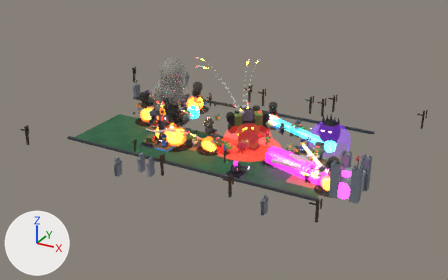
Renders of the glTF model models/battlefield-mini.glb from each side of a commit.
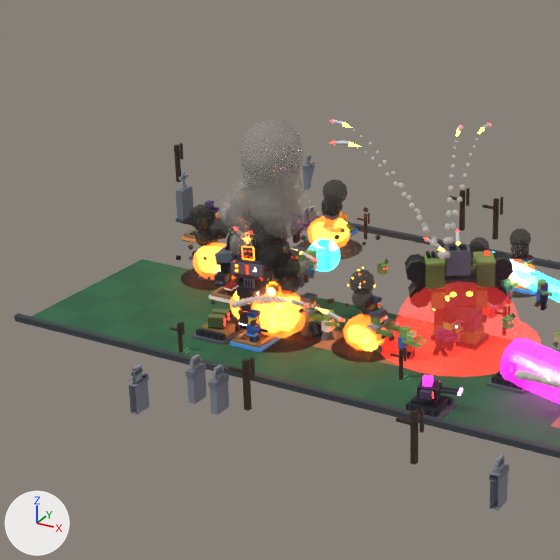
Old and new are each drawn whole from a 50 mm camera at (1.513, -2.735, 1.348) aimed at (0.048, -0.071, 0.017) and again close up on the part from 14% to 65% of the width and 3% to 84% of the height. Arrows for +X, +Y and +Z are at lower left; the lights stay in place. The first two pictures are the older version. Vertices at exactly the same position are counted once.

The scene before the commit, as lines of its bpy script (objects in view):
```python
ob_battlefield = bpy.data.objects.new('battlefield', me_mesh_0)
ob_battlefield.location = (0.0, 0.0, 0.0)
```
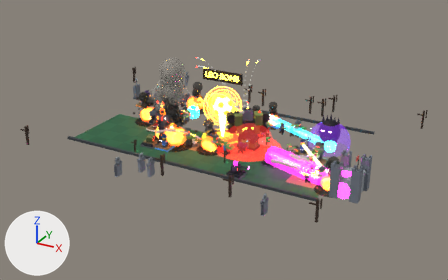
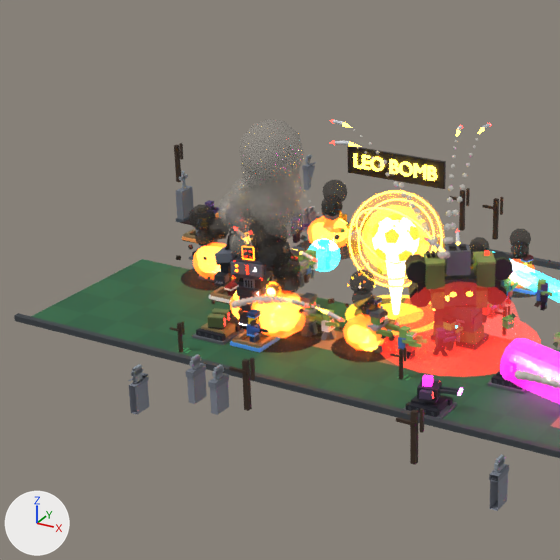
Patch to the scene script:
```diff
--- a/models/battlefield-mini.glb.py
+++ b/models/battlefield-mini.glb.py
@@ me_mesh_0 @@
-me_mesh_0.from_pydata(...)  # 28105 vertices, 45050 faces; spans x -0.99..0.95, y -0.67..0.68, z 0.0..0.48
+me_mesh_0.from_pydata(...)  # 40386 vertices, 69386 faces; spans x -0.99..0.95, y -0.67..0.68, z 0.0..0.48
+# me_mesh_0 part 1: a new loose piece, an icosphere of 320 faces spanning x -0.11..0.11, y -0.11..0.11, z 0.07..0.29, in mat_m_136 (orange #ffb020, glowing orange #ffb020)
+# me_mesh_0 part 2: the loose piece of 24 vertices spanning x 0.04..0.17, y 0.13..0.25, z 0.0 is copied, and the copy is moved by (-0.11, -0.19, 0.0), in mat_m_138 (yellow #ffd23f, glowing yellow #ffd23f); it spans x -0.06..0.06, y -0.06..0.06, z 0.0
+# me_mesh_0 part 3: a new loose piece, a box spanning x -0.1174..0.1174, y -0.0034..0.0034, z 0.3127..0.3717, in mat_m_140 (black #1a120b)
+# me_mesh_0 part 4: 6 vertices moved within x -0.05..0.0, y -0.11..0.04, z 0.0..0.11; 11689 vertices added at x -0.11..0.11, y -0.11..0.11, z 0.0..0.36
+# other edits to the shape of me_mesh_0 do not show in these pictures
 me_mesh_0.materials.append(mat_tex_000)
@@ me_mesh_0 @@
 me_mesh_0.materials.append(mat_m_097)
+me_mesh_0.materials.append(mat_m_132)  # pale yellow #fff6d8, glowing pale yellow #fff6d8
+me_mesh_0.materials.append(mat_m_133)  # black #1a1a1a
+me_mesh_0.materials.append(mat_m_135)  # yellow #ffd23f, glowing yellow #ffd23f
+me_mesh_0.materials.append(mat_m_136)  # orange #ffb020, glowing orange #ffb020
+me_mesh_0.materials.append(mat_m_134)  # yellow #ffd23f, glowing yellow #ffd23f
+me_mesh_0.materials.append(mat_m_137)  # yellow #fff2a0, glowing yellow #fff2a0
+me_mesh_0.materials.append(mat_m_138)  # yellow #ffd23f, glowing yellow #ffd23f
+me_mesh_0.materials.append(mat_m_139)  # black #141414
+me_mesh_0.materials.append(mat_m_140)  # black #1a120b
```

What differs and where, as boxes (x1, y1, x2, y2) in the close-ups (560 x 560 px):
part 1 of me_mesh_0, added: after (346, 190, 445, 289)
part 2 of me_mesh_0, added (mostly hidden): after (381, 303, 403, 319)
part 3 of me_mesh_0, added: after (347, 146, 446, 189)
part 4 of me_mesh_0, built on: before (382, 258, 389, 264); after (345, 153, 437, 321)
